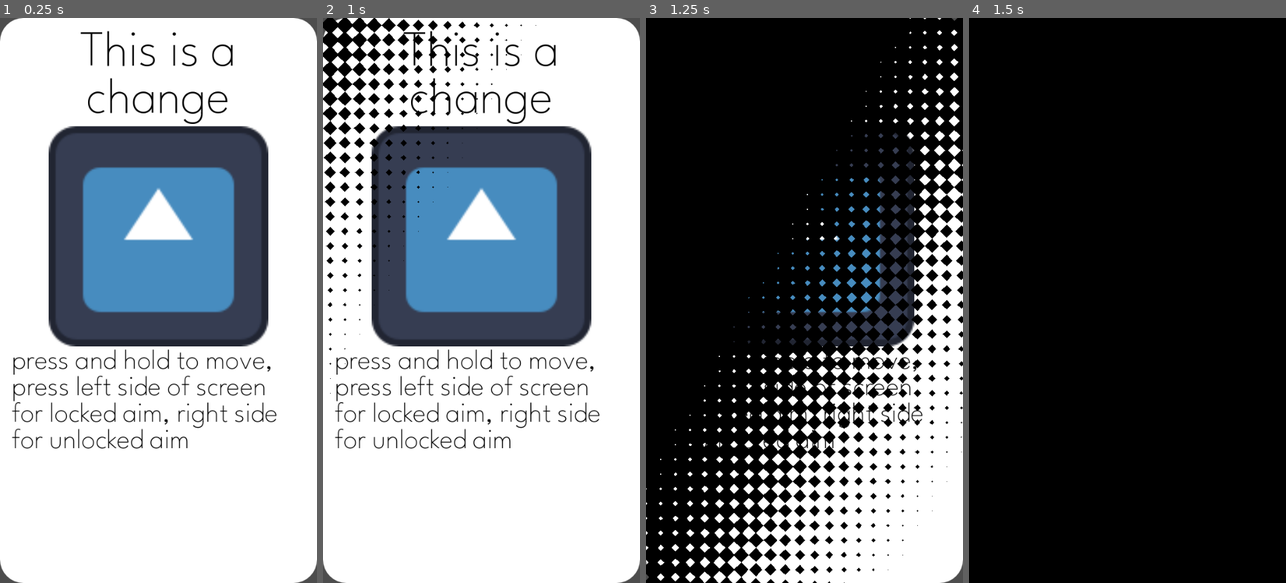
Above: before the commit, frames 1-4 (left to right).
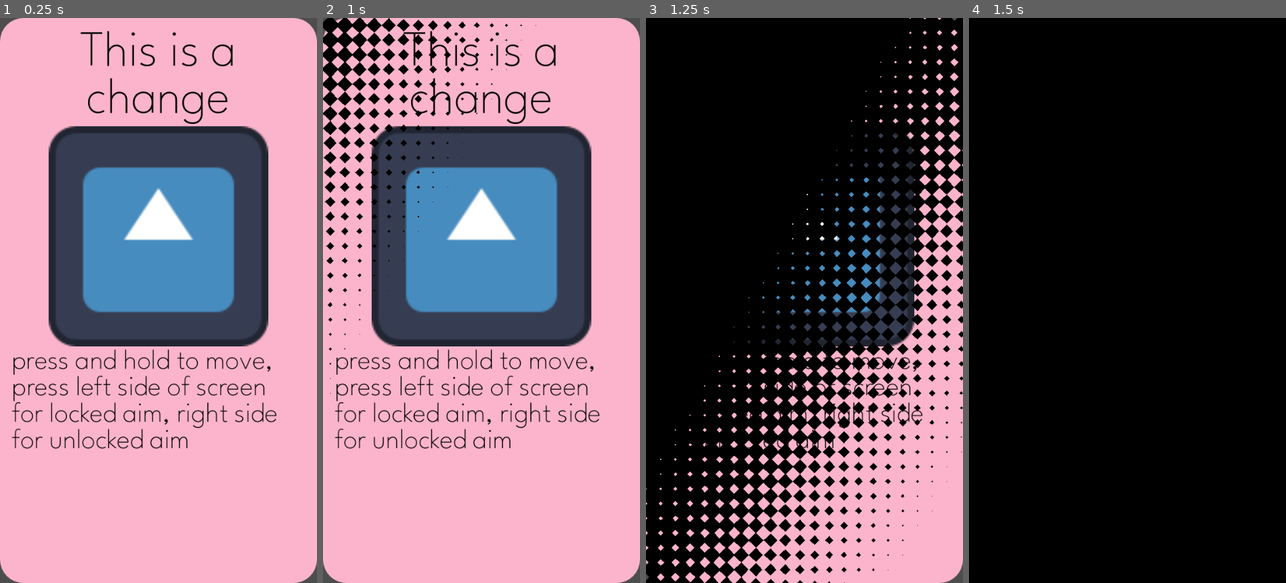
Above: after the commit, the same moments.

Repository: tapwatergames/ShootyGame
Game: Godot game, scene res://CrispGodotTemplate/main.tscn
Same seed, same stepped clock (60 frames per second), same inputs: the game is played once before the commit and once after it. The engine's default icon, where the game draws it, is replaced by a stand-in: a white triangle on a blue panel in a dark square.
Inputs (mouse positions are in pixels of both pictures, inside the frame that each line leads up to):
- Up to frame 1 (0.25 s): no input
- Up to frame 2 (1 s): tap Enter at 0.5 s; move the mouse to (551, 272) at 0.52 s; press the mouse at (551, 272) at 0.53 s
- Up to frame 3 (1.25 s): no input
- Up to frame 4 (1.5 s): move the mouse to (1064, 328) at 1.27 s; release the mouse at (1064, 328) at 1.28 s; click (1064, 328) at 1.35 s

The runs differ from the first frame. In frame 1, 72% of the frame differs, in the area x 0-100%, y 0-100%; in frame 2, 68%; in frame 3, 25%; in frame 4, nothing differs.

Commit message:
made bg pink

Diff:
--- a/CrispGodotTemplate/main.tscn
+++ b/CrispGodotTemplate/main.tscn
@@ -65,11 +65,13 @@
 grow_vertical = 2
 script = ExtResource("2_ntvbt")
 thumbnailTexture = ExtResource("1_mj5ko")
+mainColor = Color(0.982521, 0.706156, 0.796331, 1)
 titleText = "This is a change"
 descriptionText = "press and hold to move, press left side of screen for locked aim, right side for unlocked aim
 "
 
 [node name="BackgroundPanel" type="Panel" parent="MainMenuUI"]
+self_modulate = Color(0.982521, 0.706156, 0.796331, 1)
 layout_mode = 1
 anchors_preset = 15
 anchor_right = 1.0
